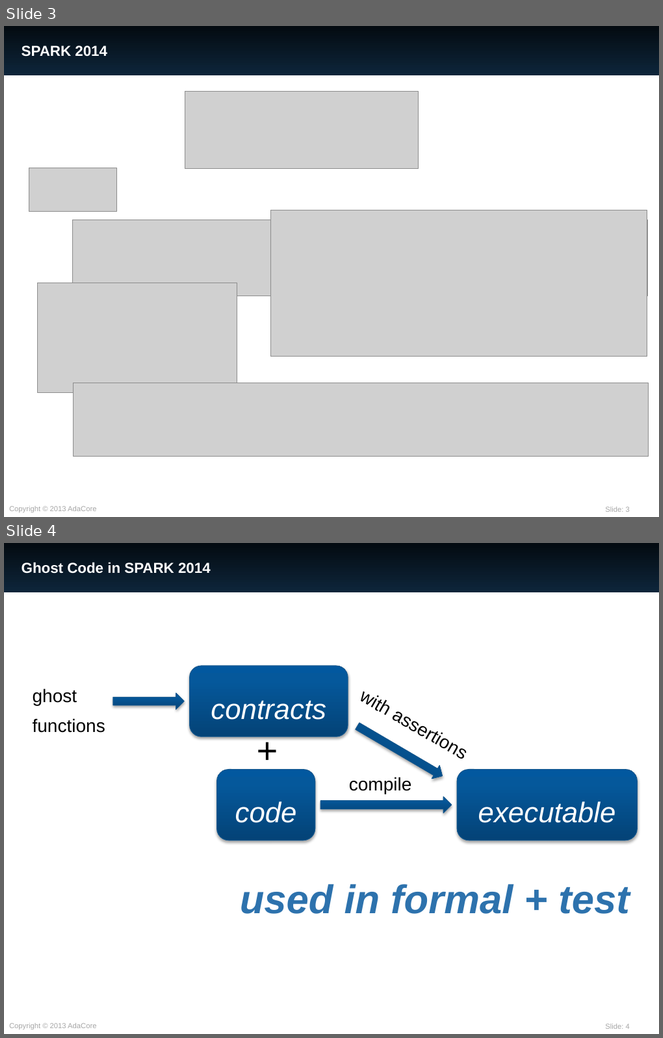
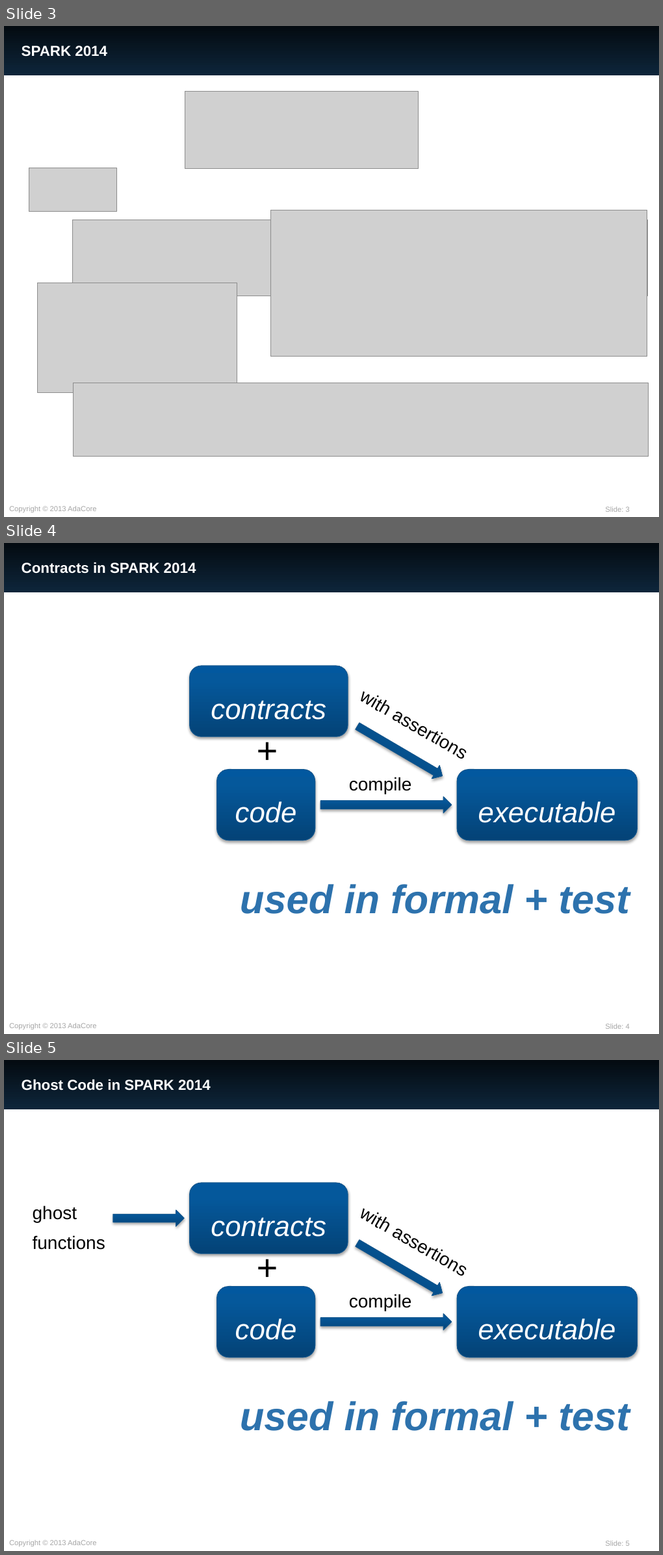
Before and after one commit to AdaCore/spark2014, a slide deck: slides/RSSRail_2016/SPARK.pptx. Shown one above the other, each under a label of ours: slides 3 and 4 before the commit, slides 3, 4 and 5 after it. The pictures are 663x1038 and 663x1555 pixels, drawn with LibreOffice and Linux fonts; fonts in the diff are those of the drawing; grey boxes stand for pictures. Boxes give left, top, right and bottom in pixels: in the first picture for what was removed or moved away, otherwise in the second. Text is boxed around its words. In the diff, an @@ line names an element or a change of style, - is before the commit and + after.

Commit message:
OA21-028 Minor edit

```diff
--- a/slides/RSSRail_2016/SPARK.pptx
+++ b/slides/RSSRail_2016/SPARK.pptx
@@ slide 4 added at [4, 543, 659, 1034], background #FFFFFF; not listed: 3 template elements that a slide beside it also shows @@
@@ title added at [22, 562, 196, 574], 16 pt, text #FFFFFF, bold @@
+Contracts in SPARK 2014
@@ rounded rectangle added at [189, 667, 348, 737], fill gradient #044478 to #05589C to #0259A0, outline #14578F 0.75 pt, 54 pt, text #FFFFFF, italic @@
+contracts
@@ text added at [347, 678, 487, 778], 20 pt, text #000000 @@
+with assertions
@@ text added at [250, 724, 284, 775], 40 pt, text #000000, italic @@
++
@@ right arrow added at [354, 720, 446, 782], fill gradient #044478 to #05589C to #0259A0, outline #14578F 0.75 pt @@
@@ rounded rectangle added at [217, 770, 315, 841], fill gradient #044478 to #05589C to #0259A0, outline #14578F 0.75 pt, 54 pt, text #FFFFFF, italic @@
+code
@@ rounded rectangle added at [458, 770, 638, 841], fill gradient #044478 to #05589C to #0259A0, outline #14578F 0.75 pt, 54 pt, text #FFFFFF, italic @@
+executable
@@ text added at [349, 777, 412, 794], 20 pt, text #000000 @@
+compile
@@ right arrow added at [321, 797, 451, 813], fill gradient #044478 to #05589C to #0259A0, outline #14578F 0.75 pt @@
@@ text added at [240, 884, 630, 914], 44 pt, text #2D72AD, bold, italic @@
+used in formal + test
@@ what was slide 4 is now slide 5 @@
@@ page number at [605, 1541, 630, 1546]: text changed @@
-Slide: 4
+Slide: 5
```
